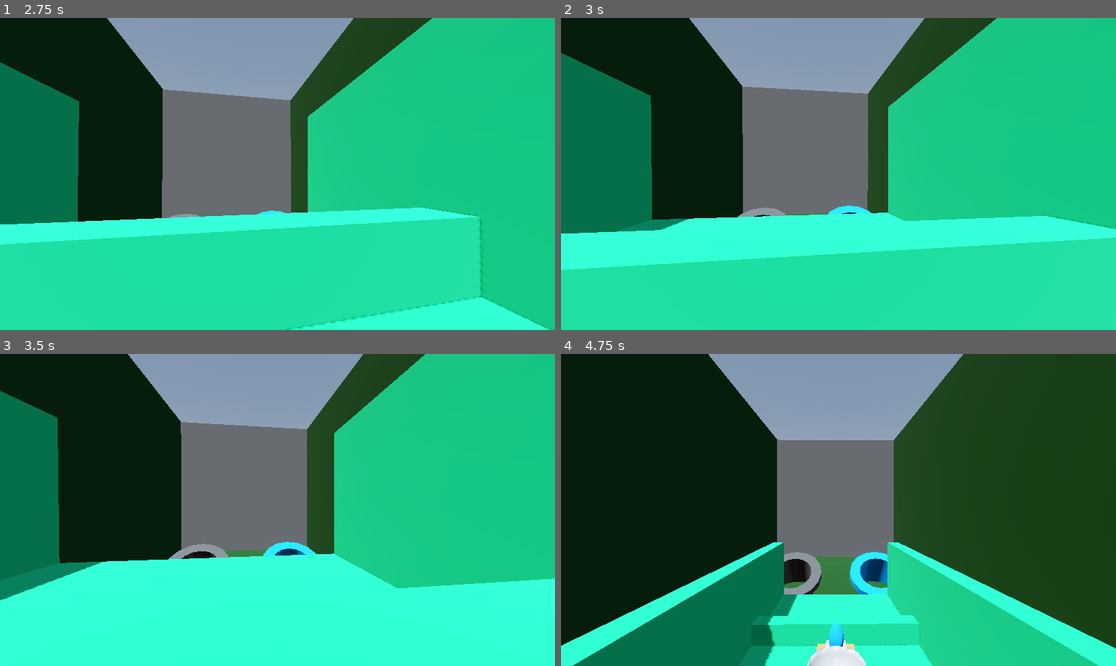
Above: before the commit, frames 1-4 (two rows, left to right).
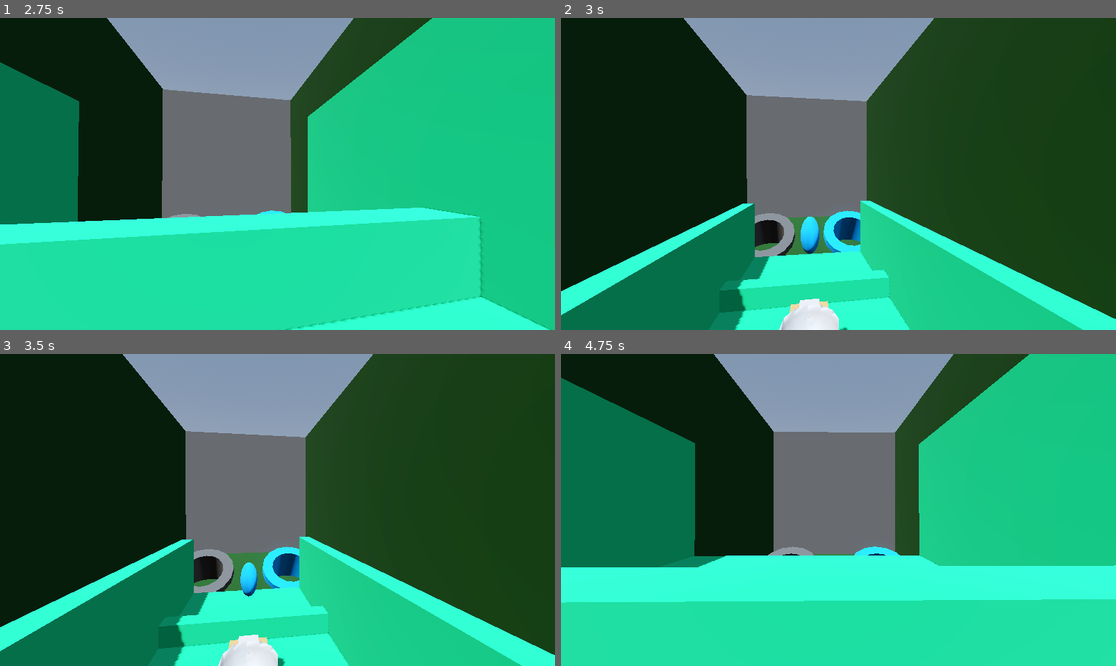
Above: after the commit, the same moments.

Repository: WildcatGameStudios/ScaryHouse
Game: Godot game, scene res://scenes/levels/take_out_trash/level.tscn
Two runs of this game, one before a commit and one after it. Both use one fixed random seed, a clock stepped at 60 frames per second and the inputs below. This scene is started directly instead of the project's main scene.
Inputs (mouse positions are in pixels of both pictures, inside the frame that each line leads up to):
- Up to frame 1 (2.75 s): tap Enter at 0.5 s; move the mouse to (305, 174) at 0.52 s; hold W (move_forward) from 0.53 s (still down); tap E (e) at 0.6, 1.55 s; tap Space (jump) at 0.77, 1.52 s; tap R (r) at 0.8, 1.35, 2.3 s; move the mouse to (249, 174) at 1.27 s; move the mouse to (288, 167) at 2.02 s; tap F (dash) at 2.1 s
- Up to frame 2 (3 s): keep holding W (move_forward); move the mouse to (832, 180) at 2.77 s; tap E (e) at 2.85 s
- Up to frame 3 (3.5 s): keep holding W (move_forward); tap Space (jump) at 3.02 s
- Up to frame 4 (4.75 s): keep holding W (move_forward); move the mouse to (877, 513) at 3.52 s; right-click (877, 513) at 3.6 s; tap Space (jump) at 3.77, 4.52 s; tap R (r) at 3.8 s; move the mouse to (794, 506) at 4.27 s; click (794, 506) at 4.35 s; tap E (e) at 4.55 s

Frame 1 is identical in both runs. In frame 2, 65% of the frame differs, in the area x 0-100%, y 0-100%; in frame 3, 59%; in frame 4, 64%.

Commit message:
minor input and documentation changes

Diff:
--- a/scripts/levels/take_out_trash/catapult.gd
+++ b/scripts/levels/take_out_trash/catapult.gd
@@ -25,7 +25,7 @@
 func handle_inputs(delta: float):
 	#melee button enters interaction mode if near catapult
 	#exits if in interaction mode
-	if Input.is_action_just_pressed("melee"):
+	if Input.is_action_just_pressed("e"):
 		if interaction_mode:
 			interaction_mode = false
 			player_head.position = saved_head_position
--- a/scripts/levels/take_out_trash/level.gd
+++ b/scripts/levels/take_out_trash/level.gd
@@ -3,7 +3,7 @@
 #assign catapult for the level so we can use this reference
 @export var catapult: Node3D
 @export var base_trash_launch_strength: Vector2 = Vector2(30,5)
-#speed increase on binned trash
+#trash bin movement speed increase on binned trash
 @export var bin_speed_increase: float = 0.2
 
 #holds the trash that is in the catapult
@@ -45,6 +45,7 @@
 	if hit_bin:
 		print("hit")
 		binned_counter += 1
+		#bins start moving when 4 trash is binned
 		if binned_counter >= 4:
 			$AnimationPlayer.play("slide_bins")
 			$AnimationPlayer.speed_scale += bin_speed_increase
